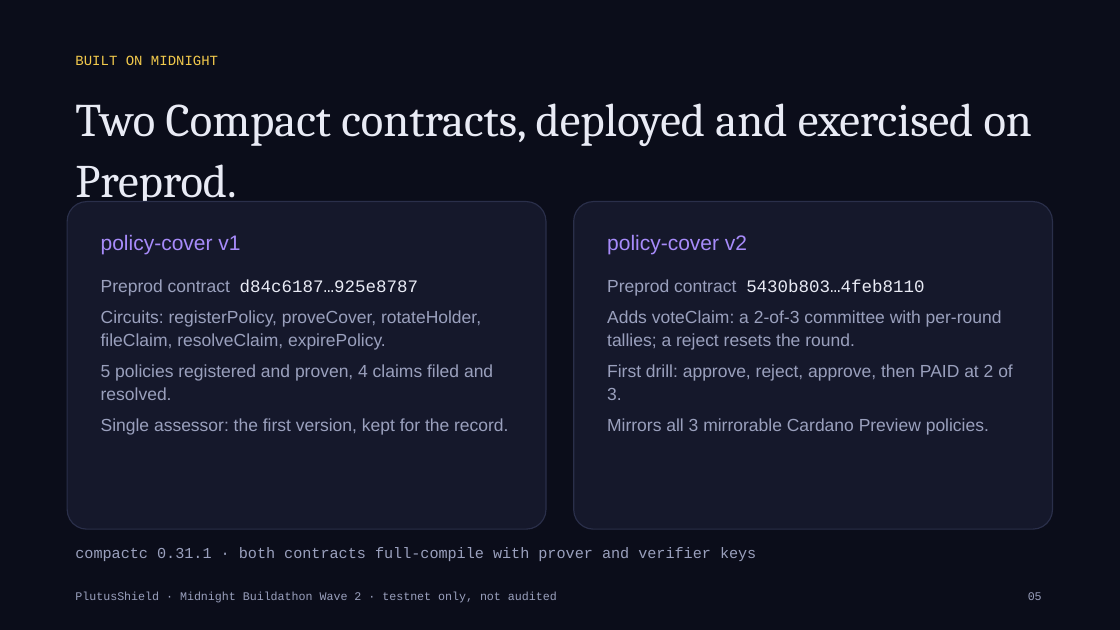
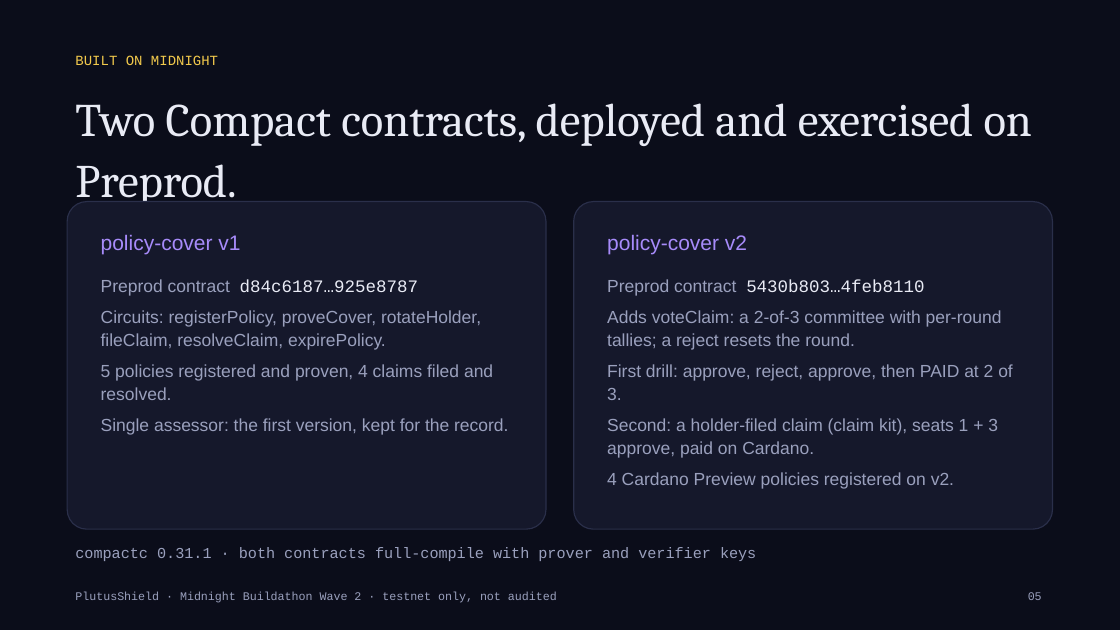
Before and after one commit to Kshot3000/PlutusShield, a slide deck: slide 5 of docs/buildathon/PlutusShield-Wave2-deck.pptx. Drawn at 1120x630 pixels with LibreOffice and Linux fonts; fonts in the diff are those of the drawing. Boxes give left, top, right and bottom in pixels: in the first picture for what was removed or moved away, otherwise in the second. Text is boxed around its words. In the diff, an @@ line names an element or a change of style, - is before the commit and + after.

Commit message:
Demo + Wave 2 kit: sync to shipped File with Lace / prove bridge reality
- /demo honesty lines no longer call browser proving/filing 'next': File with
  Lace (holder prove bridge + Lace balance/submit) exists and proves
  proveCover/fileClaim locally against Preprod v2; claim kit stays the
  production filer until the first finalized submit
- New demo receipts: browser exploit Buy 3c1fc629… (policy 9bdef8cb…),
  holder-filed fileClaim 00989a6a… + seat-3 voteClaim beb6d9f5…, and its
  2-of-3 Settle dbf0ba7a… (25 tADA, v2 decision); latest oracle publish
  6d0ae558… (99.97%)
- /demo 'What's next' leads with the first finalized File with Lace submit
- VIDEO_SCRIPT: new links, optional exploit-cover buy beat, holder-filed
  claim + second payout lines
- Deck rebuilt (build_deck.py → pptx + pdf): drops the stale 'Compact prove
  still needs midnight-js injection' bullet, 334 tests (SDK 126), 18 routes,
  52 oracle publishes, holder-filed claim + browser exploit Buy proof rows
- README prove-bridge item records the first drill run (preflight proved,
  stopped at tDUST 0 while the drill wallet's dust sync lagged)

All explorer links checked Oct 12 CT (Koios for Preview, preprod.midnightexplorer.com
for Preprod). pnpm test green; build:pages green.

```diff
--- a/docs/buildathon/PlutusShield-Wave2-deck.pptx
+++ b/docs/buildathon/PlutusShield-Wave2-deck.pptx
@@ text at bbox=[607, 418, 998, 489]: text changed @@
-Mirrors all 3 mirrorable Cardano Preview policies.
+Second: a holder-filed claim (claim kit), seats 1 + 3 approve, paid on Cardano.
+4 Cardano Preview policies registered on v2.
```
Also in this commit, not shown: 3 other slides changed, 6 other files.
